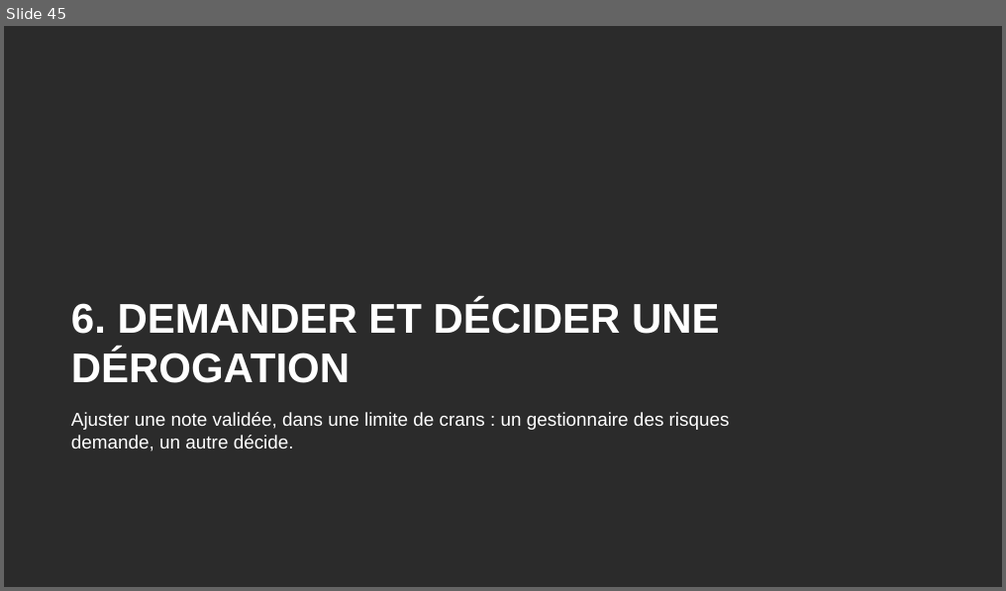
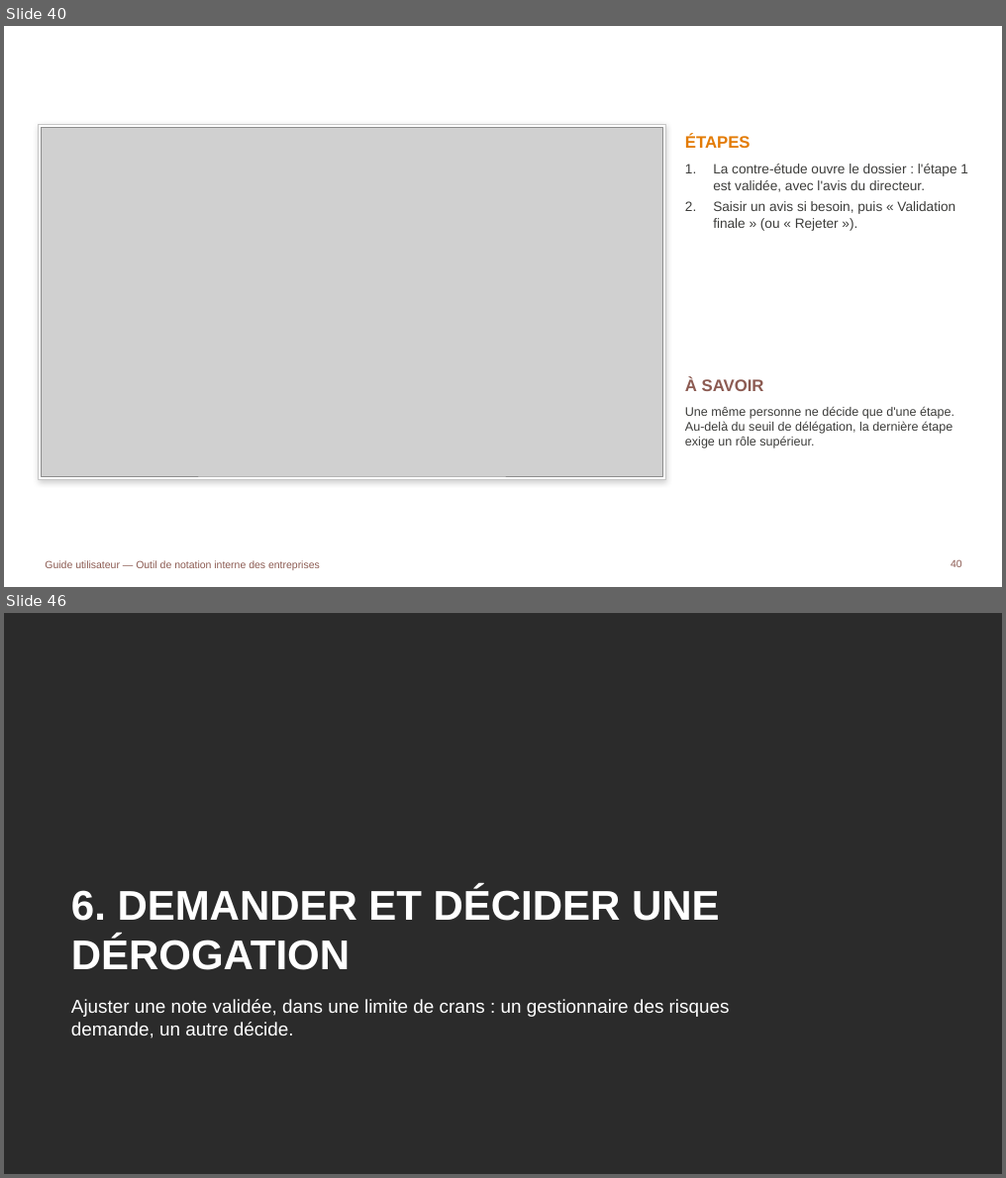
Before and after one commit to tariqeddoumi/Entreprise-scoring-cl, a slide deck: docs/guides/Guide_utilisateur_outil_notation.pptx. Shown one above the other, each under a label of ours: slide 45 before the commit, slides 40 and 46 after it; the slides between them are not shown. The pictures are 1006x591 and 1006x1178 pixels, drawn with LibreOffice and Linux fonts; fonts in the diff are those of the drawing; grey boxes stand for pictures; background and template pictures are left out; a plain dark background stands for a picture behind light text. Boxes give left, top, right and bottom in pixels: in the first picture for what was removed or moved away, otherwise in the second. Text is boxed around its words. In the diff, an @@ line names an element or a change of style, - is before the commit and + after.

```diff
--- a/docs/guides/Guide_utilisateur_outil_notation.pptx
+++ b/docs/guides/Guide_utilisateur_outil_notation.pptx
@@ slide 40 added at (4, 26, 1002, 587), background #FFFFFF @@
@@ title added at (53, 49, 868, 107), 24 pt, text #FFFFFF, bold @@
+LA VALIDATION FINALE PAR LA CONTRE-ÉTUDE
@@ rectangle added at (39, 124, 665, 479), fill #FFFFFF, outline #C6C6C6 0.75 pt @@
@@ picture added at (42, 127, 662, 476) @@
@@ text added at (685, 135, 750, 148), 16 pt, text #E37B05, bold @@
+ÉTAPES
@@ text added at (713, 164, 968, 231), 13 pt, text #3D3D3B @@
+1. La contre-étude ouvre le dossier : l'étape 1 est validée, avec l'avis du directeur.
+2. Saisir un avis si besoin, puis « Validation finale » (ou « Rejeter »).
@@ text added at (685, 377, 764, 391), 16 pt, text #8C5B52, bold @@
+À SAVOIR
@@ text added at (685, 406, 954, 449), 12 pt, text #3D3D3B @@
+Une même personne ne décide que d'une étape. Au-delà du seuil de délégation, la dernière étape exige un rôle supérieur.
@@ page number added at (950, 560, 962, 568), 10 pt, text #8C5B52 @@
+40
@@ text added at (45, 561, 320, 570), 10 pt, text #8C5B52 @@
+Guide utilisateur — Outil de notation interne des entreprises
@@ what was slide 45 is now slide 46 @@
```
Also in this commit, not shown: 7 slides changed, 1 other slide added, 2 other files.
